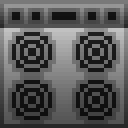
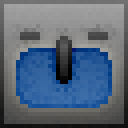
Layers edited between the first and the second 128px x 128px image:
removed layer "Layer 3" over [0, 0, 128, 128]
removed layer "Layer 3 copy 3" over [12, 12, 116, 120]
removed layer "Layer 2" over [0, 0, 128, 28]
added layer "Layer 0 copy 2" above "Layer 0 copy" over [20, 32, 108, 84]
added layer "Layer 0 copy" above "Layer 0" over [16, 48, 112, 108]
